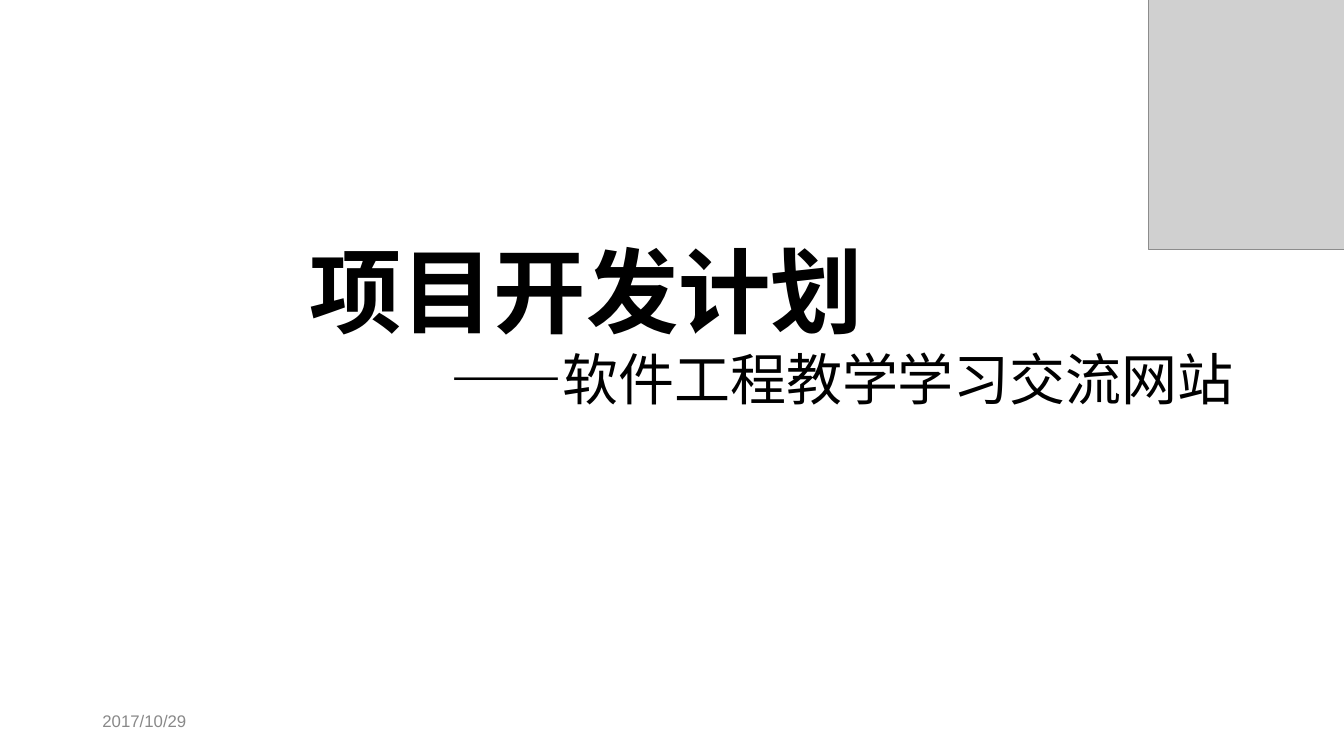
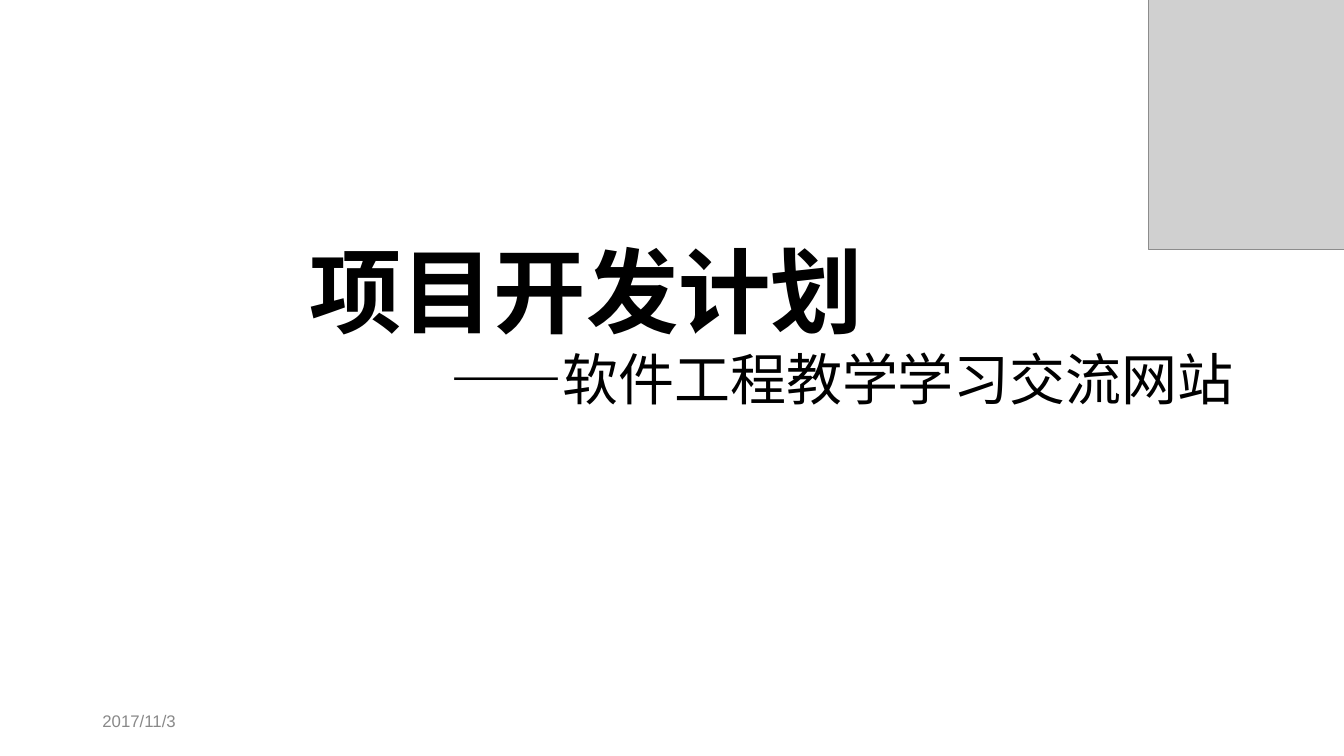
Before and after one commit to rjgcG7/SRS, a slide deck: slide 1 of 项目开发计划.pptx. Drawn at 1344x756 pixels with LibreOffice and Linux fonts; fonts in the diff are those of the drawing; grey boxes stand for pictures; background and template pictures are left out. Boxes give left, top, right and bottom in pixels: in the first picture for what was removed or moved away, otherwise in the second. Text is boxed around its words. In the diff, an @@ line names an element or a change of style, - is before the commit and + after.

```diff
--- a/项目开发计划.pptx
+++ b/项目开发计划.pptx
@@ text at <box>102,715,175,727</box>: text changed @@
-2017/10/29
+2017/11/3
```
Also in this commit, not shown: 2 slides added, 2 other files.
